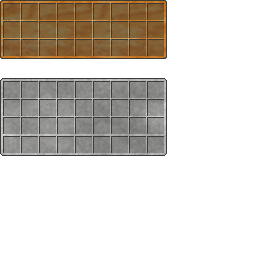
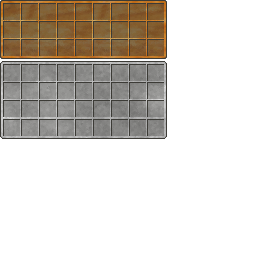
Before/after of a w=256, h=256 layered artwork. What changed in the layer stack:
painted on "generic inventory.png" over [0, 61, 167, 156]
